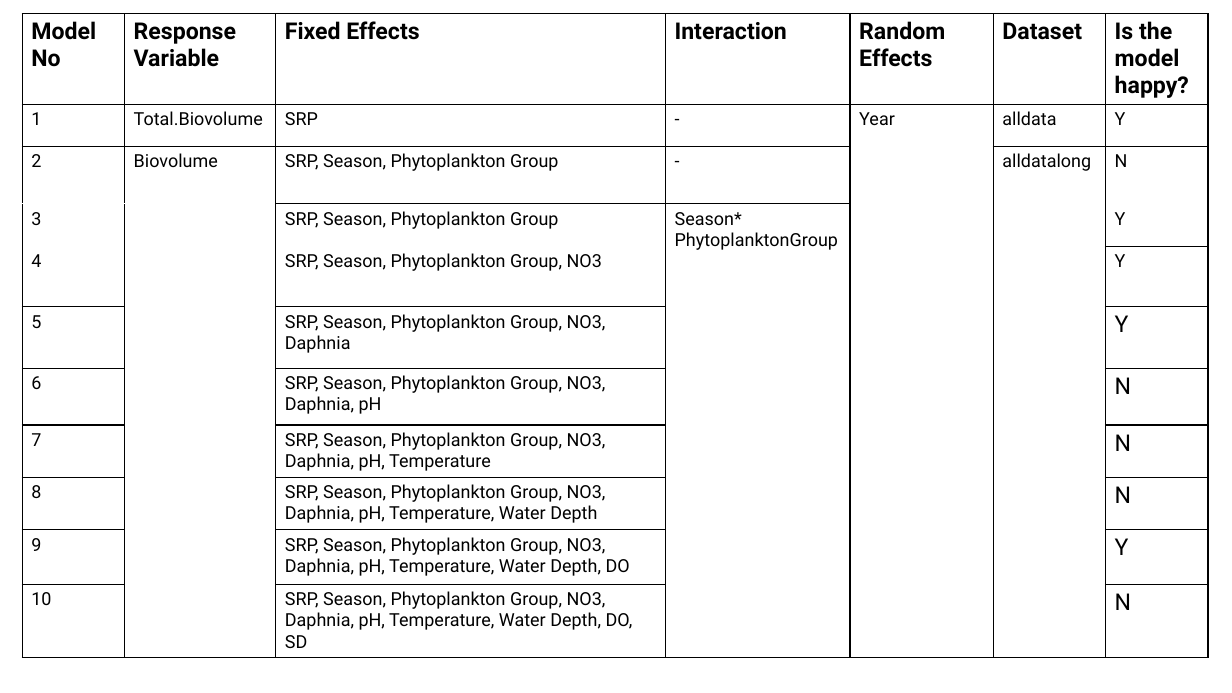
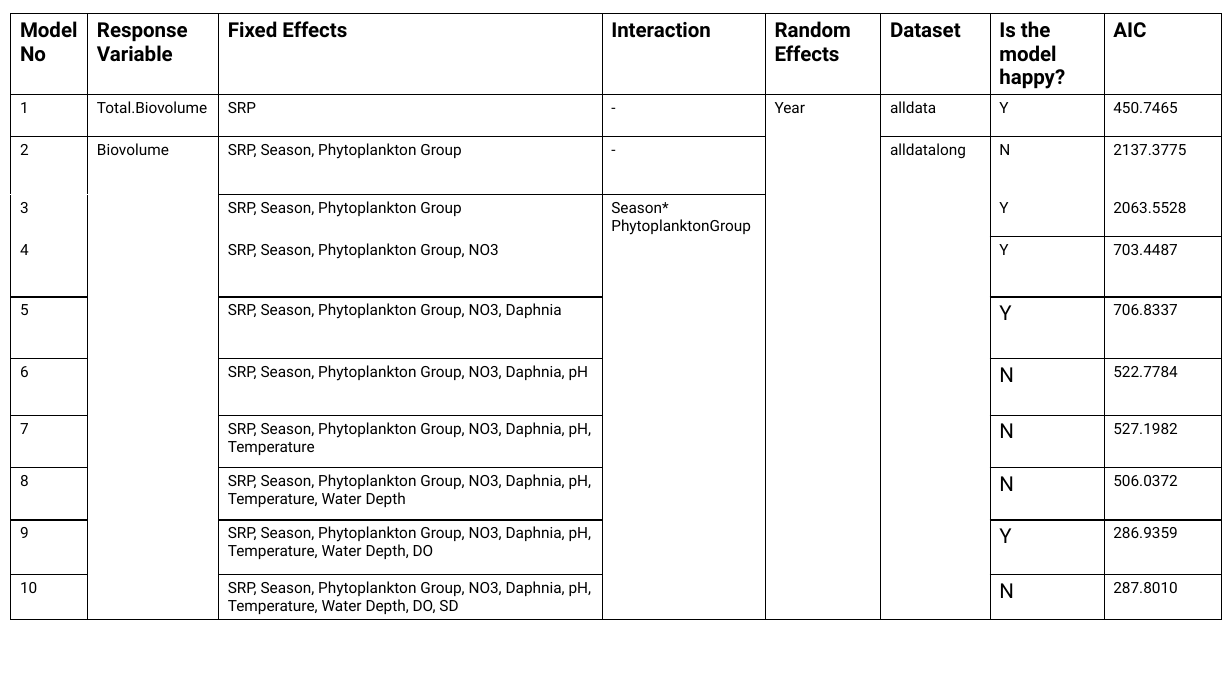
Before and after one commit to arielkoh02/dissertation-loch-leven, a slide deck: slide 3 of output/lm road map.pptx. Drawn at 1232x693 pixels with LibreOffice and Linux fonts; fonts in the diff are those of the drawing. Boxes give left, top, right and bottom in pixels: in the first picture for what was removed or moved away, otherwise in the second. Text is boxed around its words. In the diff, an @@ line names an element or a change of style, - is before the commit and + after.

Commit message:
minor changes

```diff
--- a/output/lm road map.pptx
+++ b/output/lm road map.pptx
@@ table at (x1=11, y1=14, x2=1222, y2=638) @@
+column 8: AIC | 450.7465 | 2137.3775 | 2063.5528 |  |  | 703.4487 | 706.8337 | 522.7784 | 527.1982 | 506.0372 | 286.9359 | 287.8010
@@ table resized from (x1=22, y1=14, x2=1210, y2=675) to (x1=11, y1=14, x2=1222, y2=638) @@
```
